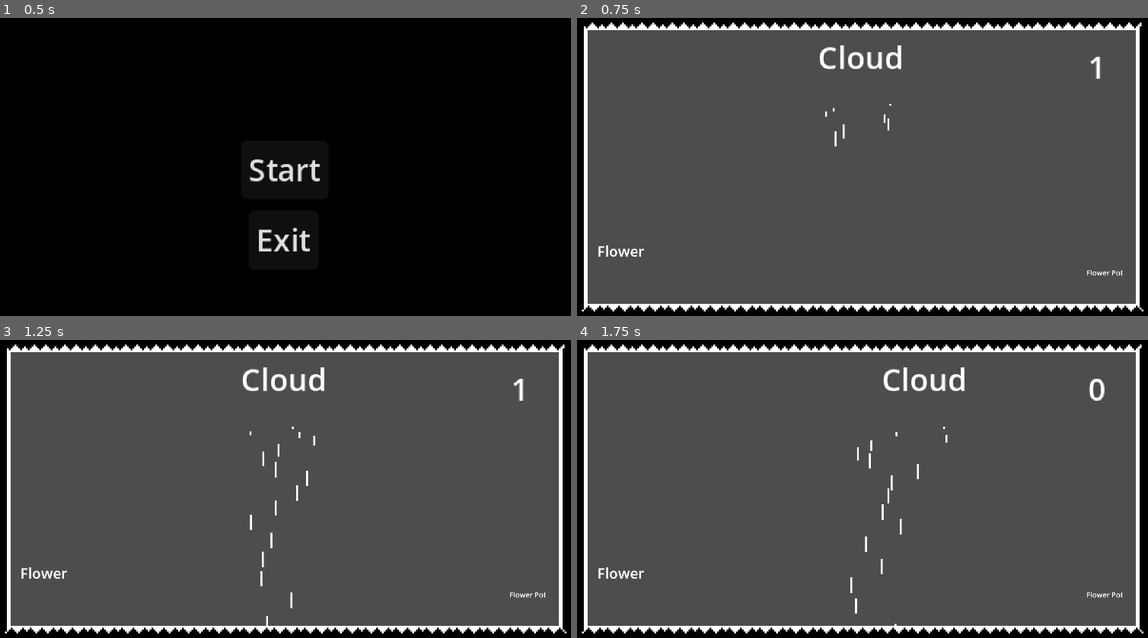
Above: before the commit, frames 1-4 (two rows, left to right).
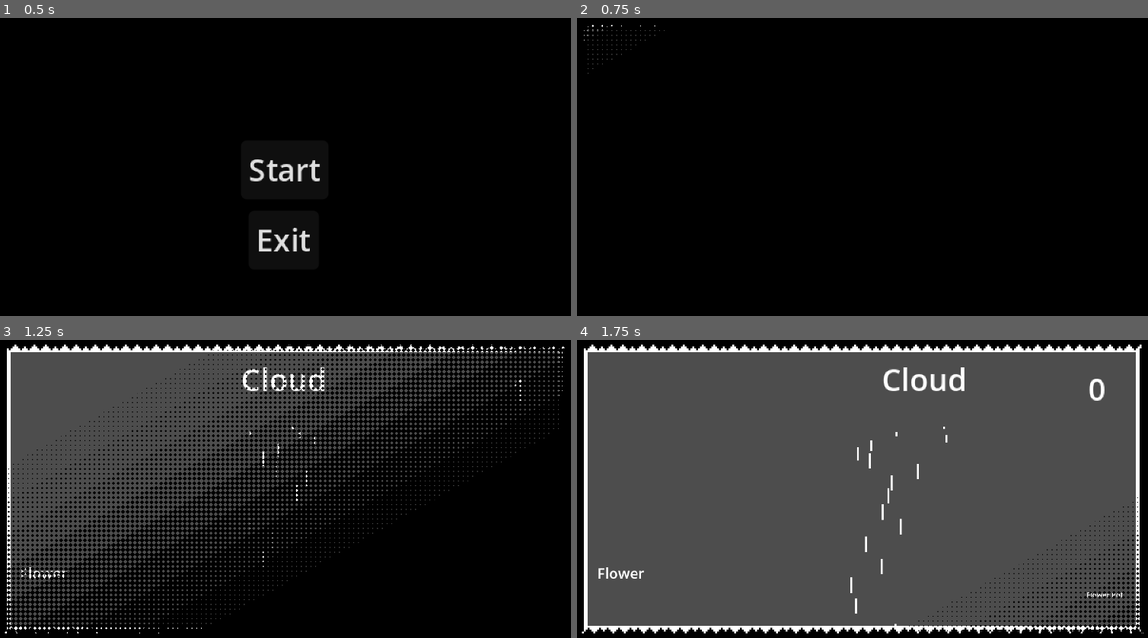
Above: after the commit, the same moments.

Repository: fraagle/Simple-Game-Godot
Game: Godot game, scene res://MainMenu.tscn
Two runs of this game, one before a commit and one after it. Both use one fixed random seed, a clock stepped at 60 frames per second and the inputs below.
Inputs:
- Up to frame 1 (0.5 s): no input
- Up to frame 2 (0.75 s): click "Start" at 0.5 s
- Up to frame 3 (1.25 s): no input
- Up to frame 4 (1.75 s): hold D (right) from 1.28 s (still down); tap Space (up) at 1.52 s

Frame 1 is identical in both runs. In frame 2, 93% of the frame differs, in the area x 0-100%, y 1-99%; in frame 3, 59%; in frame 4, 1.3%.

Commit message:
Added scene transition

Diff:
--- /dev/null
+++ b/FadeoutShader.gdshader
@@ -0,0 +1,18 @@
+shader_type canvas_item;
+
+// Ranges from 0 to 1 over the course of the transition.
+// We use this to actually animate the shader.
+uniform float progress : hint_range(0, 1);
+
+// Size of each diamond, in pixels.
+uniform float diamondPixelSize = 1.0;
+
+void fragment() {
+	float xFraction = fract(FRAGCOORD.x / diamondPixelSize);
+	float yFraction = fract(FRAGCOORD.y / diamondPixelSize);
+	float xDistance = abs(xFraction - 0.5);
+	float yDistance = abs(yFraction - 0.5);
+	if (xDistance + yDistance + UV.x + UV.y < progress * 4.0) {
+		discard;
+	}
+}
--- /dev/null
+++ b/Transition.gdshader
@@ -0,0 +1,18 @@
+shader_type canvas_item;
+
+// Ranges from 0 to 1 over the course of the transition.
+// We use this to actually animate the shader.
+uniform float progress : hint_range(0, 1);
+
+// Size of each diamond, in pixels.
+uniform float diamondPixelSize = 1000.0;
+
+void fragment() {
+	float xFraction = fract(FRAGCOORD.x / diamondPixelSize);
+	float yFraction = fract(FRAGCOORD.y / diamondPixelSize);
+	float xDistance = abs(xFraction - 0.5);
+	float yDistance = abs(yFraction - 0.5);
+	if (xDistance + yDistance + UV.x + UV.y < progress * 4.0) {
+		discard;
+	}
+}
--- a/world.gd
+++ b/world.gd
@@ -8,22 +8,70 @@
 
 @export var next_level: PackedScene
 
+@onready var shader_mat: ShaderMaterial = $UI/DissolveRect.material
+@onready var fade_out_mat: ShaderMaterial = $UI/FadeOutRect.material
+
+
+var transition_speed = 0.5
+var timer = 0.0
+var animating = false
+
 func _ready():
 	#polygon_2d.polygon = collision_polygon_2d.polygon
+	flower_pot.level_completed_signal.connect(show_level_completed)
 
-	flower_pot.level_completed_signal.connect(show_level_completed)
+	reverse_transition()
+
+
+func _process(delta: float) -> void:
+	pass
+	#scene_transition(delta)
 
 
 func show_level_completed():
-	level_completed.show()
-	get_tree().paused = true
-	await get_tree().create_timer(2.0).timeout
-	get_tree().paused = false
+	#level_completed.show()
+
+	#get_tree().paused = true
+
+	#await get_tree().create_timer(2.0).timeout
+
+	run_transition()
+
+	#get_tree().paused = false
+
+	#get_tree().paused = false
 	if next_level is PackedScene:
 		get_tree().change_scene_to_packed(next_level)
-	else:
-		get_tree().quit()
+		reverse_transition()
+
+	#reverse_transition()
+
 
 
 func _on_player_cloud_reset() -> void:
 	get_tree().reload_current_scene()
+
+
+#func scene_transition(delta):
+	#if animating:
+		##print('running transition')
+		#timer += delta
+		#var progress = clamp(timer / transition_speed, 0, 1)
+		#shader_mat.set_shader_parameter("progress", progress)
+		#if progress >= 1.0:
+			#animating = false
+		#
+#
+#func start_transition():
+	#timer = 0.0
+	#animating = true
+
+func run_transition():
+	var tween = get_tree().create_tween()
+	tween.tween_property(shader_mat, "shader_parameter/progress", 1.0, 2.0)
+	await tween.finished
+
+func reverse_transition():
+	var reverse_tween = create_tween()
+	reverse_tween.tween_property(fade_out_mat, "shader_parameter/progress", 1.0, 2.0)
+	await reverse_tween.finished
--- a/world.tscn
+++ b/world.tscn
@@ -1,12 +1,18 @@
-[gd_scene load_steps=11 format=4 uid="uid://dbfe3pen1hdko"]
+[gd_scene load_steps=13 format=4 uid="uid://dbfe3pen1hdko"]
 
 [ext_resource type="Script" uid="uid://dhjsjrl860mm0" path="res://world.gd" id="1_036b0"]
 [ext_resource type="PackedScene" uid="uid://cfy0nf3kkbfps" path="res://level_completed.tscn" id="2_dwbse"]
+[ext_resource type="Shader" uid="uid://cq3gxmeg3msob" path="res://FadeoutShader.gdshader" id="2_gbfbk"]
 [ext_resource type="PackedScene" uid="uid://c7mp3j4d3bulx" path="res://player_cloud.tscn" id="3_pkg7o"]
 [ext_resource type="PackedScene" uid="uid://b0nbj6nd23pp8" path="res://flower.tscn" id="4_gbfbk"]
 [ext_resource type="PackedScene" uid="uid://dsuj315t3dt75" path="res://flower_pot.tscn" id="5_ioo17"]
 [ext_resource type="Texture2D" uid="uid://beb8wy3dglpgn" path="res://Tilemap/tileset.png" id="6_dwbse"]
 [ext_resource type="Texture2D" uid="uid://cin42jpdt7yt8" path="res://Tilemap/slopes.png" id="7_pkg7o"]
+
+[sub_resource type="ShaderMaterial" id="ShaderMaterial_pkg7o"]
+shader = ExtResource("2_gbfbk")
+shader_parameter/progress = 0.0
+shader_parameter/diamondPixelSize = 10.0
 
 [sub_resource type="TileSetAtlasSource" id="TileSetAtlasSource_pkg7o"]
 texture = ExtResource("6_dwbse")
@@ -383,9 +389,7 @@
 script = ExtResource("1_036b0")
 
 [node name="UI" type="CanvasLayer" parent="."]
-
-[node name="LevelCompleted" parent="UI" instance=ExtResource("2_dwbse")]
-visible = false
+process_mode = 3
 
 [node name="ThunderClapsLabel" type="Label" parent="UI"]
 anchors_preset = 1
@@ -399,6 +403,29 @@
 text = "1"
 horizontal_alignment = 1
 
+[node name="DissolveRect" type="ColorRect" parent="UI"]
+material = SubResource("ShaderMaterial_pkg7o")
+anchors_preset = 15
+anchor_right = 1.0
+anchor_bottom = 1.0
+grow_horizontal = 2
+grow_vertical = 2
+mouse_filter = 2
+color = Color(0, 0, 0, 1)
+
+[node name="FadeOutRect" type="ColorRect" parent="UI"]
+material = SubResource("ShaderMaterial_pkg7o")
+anchors_preset = 15
+anchor_right = 1.0
+anchor_bottom = 1.0
+grow_horizontal = 2
+grow_vertical = 2
+mouse_filter = 2
+color = Color(0, 0, 0, 1)
+
+[node name="LevelCompleted" parent="UI" instance=ExtResource("2_dwbse")]
+visible = false
+
 [node name="PlayerCloud" parent="." instance=ExtResource("3_pkg7o")]
 position = Vector2(160, 56)
 
Not shown, added: FadeoutShader.gdshader.uid
Not shown, added: Transition.gdshader.uid
